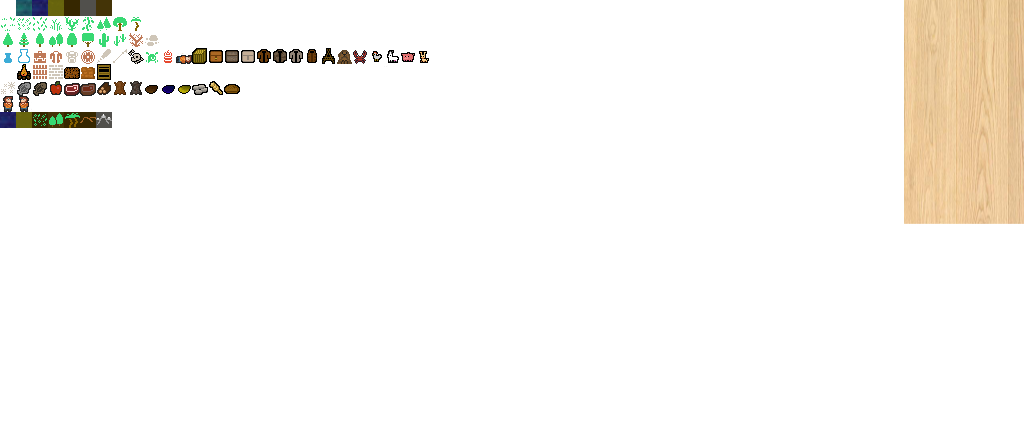
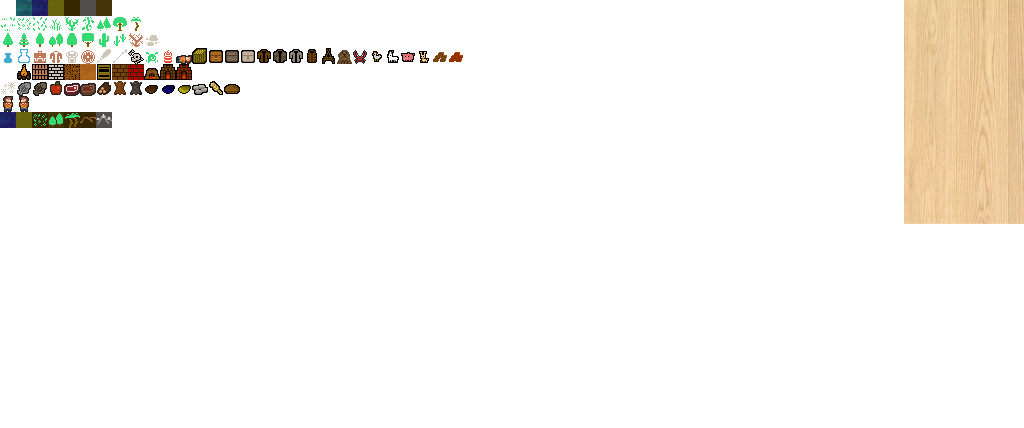
Layers edited between the first and the second 1024×428 image:
painted on "tilesheet.png" over bbox(32, 52, 463, 80)
